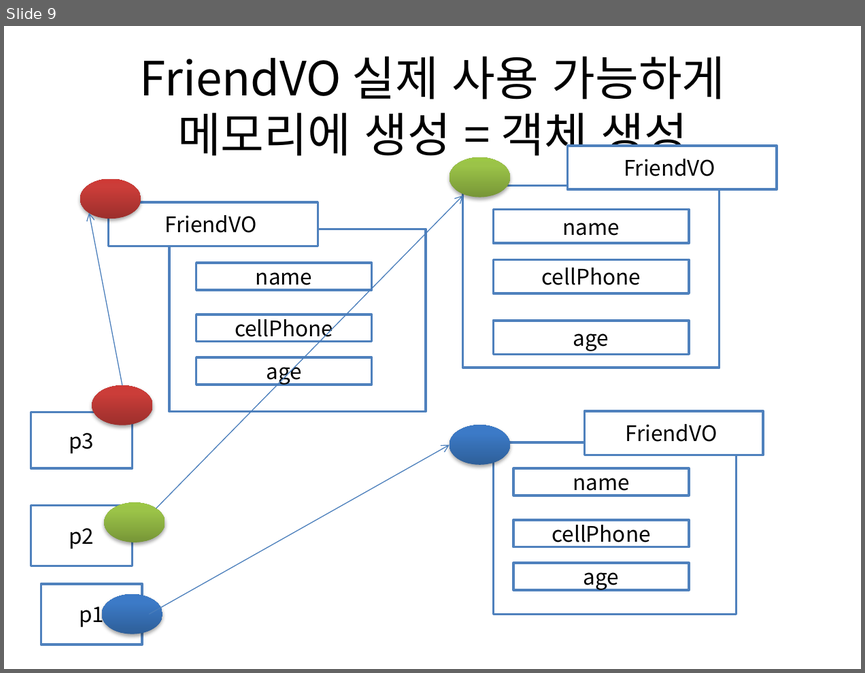
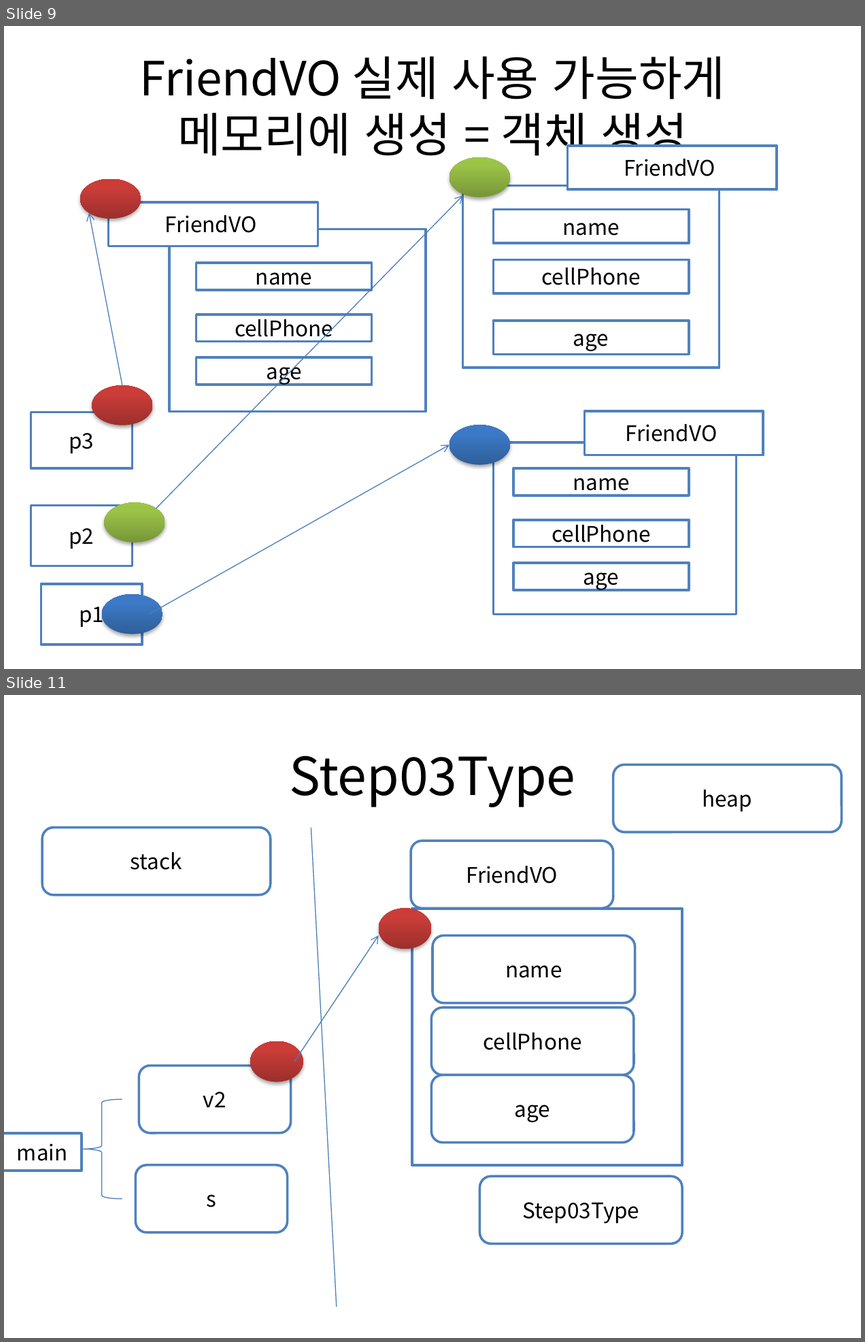
Before and after one commit to hwanginbeom/bigData, a slide deck: 1주차수업중판서내용.pptx. Shown one above the other, each under a label of ours: slide 9 before the commit, slides 9 and 11 after it; the slides between them are not shown. The pictures are 865x673 and 865x1342 pixels, drawn with LibreOffice and Linux fonts; fonts in the diff are those of the drawing. Boxes give left, top, right and bottom in pixels: in the first picture for what was removed or moved away, otherwise in the second. Text is boxed around its words. In the diff, an @@ line names an element or a change of style, - is before the commit and + after.

```diff
--- a/1주차수업중판서내용.pptx
+++ b/1주차수업중판서내용.pptx
@@ slide 11 added at bbox=[4, 695, 861, 1338], background #FFFFFF @@
@@ title added at bbox=[289, 756, 575, 807], 44 pt, text #000000 @@
+Step03Type
@@ rounded rectangle added at bbox=[613, 764, 841, 832], fill #FFFFFF, outline #4F81BD 2 pt, 18 pt, text #000000 @@
+heap
@@ rounded rectangle added at bbox=[43, 828, 271, 896], fill #FFFFFF, outline #4F81BD 2 pt, 18 pt, text #000000 @@
+stack
@@ line added from (311, 828) to (337, 1307), #4B7EBC 0.75 pt @@
@@ rounded rectangle added at bbox=[411, 841, 613, 909], fill #FFFFFF, outline #4F81BD 2 pt, 18 pt, text #000000 @@
+FriendVO
@@ ellipse added at bbox=[379, 909, 432, 949], fill gradient #9C2F2D to #CB3E3A to #CE3B37 @@
@@ rectangle added at bbox=[412, 909, 682, 1164], fill #FFFFFF, outline #4F81BD 2 pt @@
@@ arrow added from (294, 1062) to (379, 936), #4B7EBC 0.75 pt @@
@@ rounded rectangle added at bbox=[432, 936, 634, 1004], fill #FFFFFF, outline #4F81BD 2 pt, 18 pt, text #000000 @@
+name
@@ rounded rectangle added at bbox=[432, 1007, 634, 1074], fill #FFFFFF, outline #4F81BD 2 pt, 18 pt, text #000000 @@
+cellPhone
@@ ellipse added at bbox=[250, 1041, 303, 1081], fill gradient #9C2F2D to #CB3E3A to #CE3B37 @@
@@ rounded rectangle added at bbox=[139, 1065, 290, 1133], fill #FFFFFF, outline #4F81BD 2 pt, 18 pt, text #000000 @@
+v2
@@ rounded rectangle added at bbox=[432, 1074, 634, 1142], fill #FFFFFF, outline #4F81BD 2 pt, 18 pt, text #000000 @@
+age
@@ left brace added at bbox=[82, 1100, 122, 1199], outline #4B7EBC 0.75 pt @@
@@ rectangle added at bbox=[4, 1133, 82, 1170], fill #FFFFFF, outline #4F81BD 2 pt, 18 pt, text #000000 @@
+main
@@ rounded rectangle added at bbox=[136, 1164, 288, 1232], fill #FFFFFF, outline #4F81BD 2 pt, 18 pt, text #000000 @@
+s
@@ rounded rectangle added at bbox=[479, 1176, 682, 1243], fill #FFFFFF, outline #4F81BD 2 pt, 18 pt, text #000000 @@
+Step03Type
```
Also in this commit, not shown: 1 other slide added, 1 slide removed, 1 other file.
